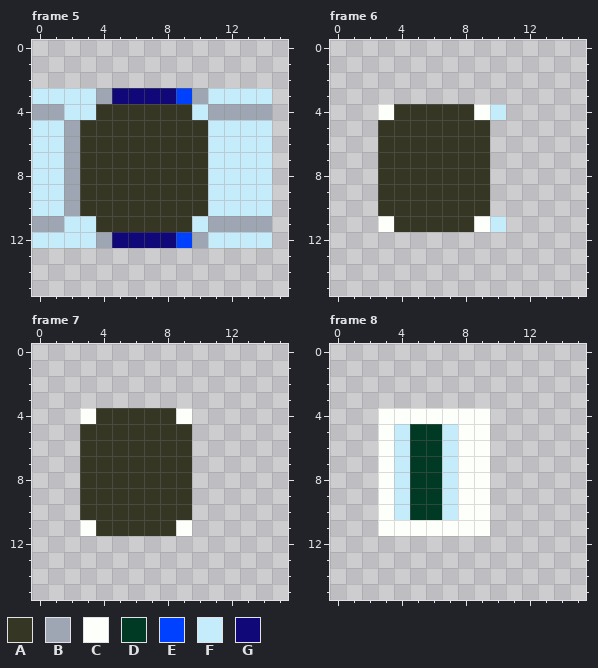
File history of a pixel-art file, _project/copcar.aseprite. That is the earlier state.
16x16 pixels, 9 frames. Shown: frame 5, frame 6, frame 7, frame 8. The commit also changed other frames, which this record leaves out.
Palette (. is transparent): A #353623  B #9fa6b3  C #fdfffb  D #003924  E #0040ff  F #c5ecfb  G #100879
Pixels before, frame 5, first column x 0:
 3 FFFFBGGGGEBFFFF
 4 BBFFAAAAAAFBBBB
 5 FFBAAAAAAAAFFFF
 6 FFBAAAAAAAAFFFF
 7 FFBAAAAAAAAFFFF
 8 FFBAAAAAAAAFFFF
 9 FFBAAAAAAAAFFFF
10 FFBAAAAAAAAFFFF
11 BBFFAAAAAAFBBBB
12 FFFFBGGGGEBFFFF
Pixels before, frame 6, first column x 3:
 4 CAAAAACF
 5 AAAAAAA.
 6 AAAAAAA.
 7 AAAAAAA.
 8 AAAAAAA.
 9 AAAAAAA.
10 AAAAAAA.
11 CAAAAACF
Pixels before, frame 7, first column x 3:
 4 CAAAAAC
 5 AAAAAAA
 6 AAAAAAA
 7 AAAAAAA
 8 AAAAAAA
 9 AAAAAAA
10 AAAAAAA
11 CAAAAAC
Pixels before, frame 8, first column x 3:
 4 CCCCCCC
 5 CFDDFCC
 6 CFDDFCC
 7 CFDDFCC
 8 CFDDFCC
 9 CFDDFCC
10 CFDDFCC
11 CCCCCCC
New version:
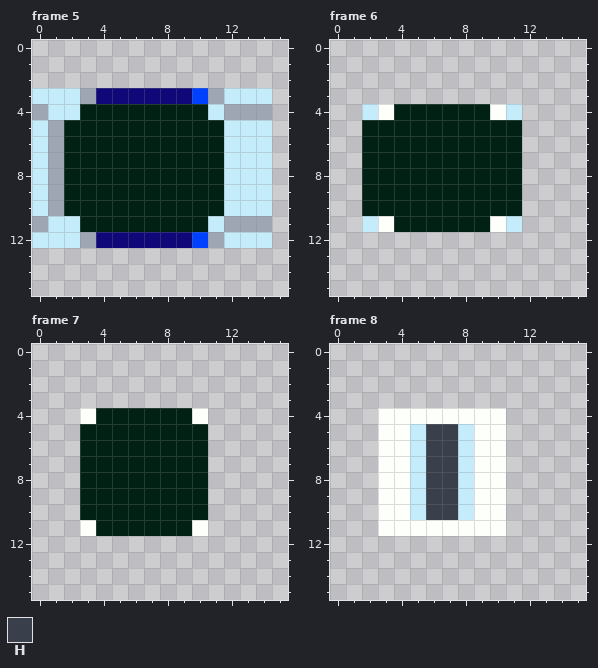
Colours new in this view: H #3a404b
From old to new:
colour A: #353623 -> #002114
Changed rows in their new state; - is a pixel that keeps its letter.
Frame 5:
first column x 1:
 3 --BG----GEB
 4 F-A------AF
 5 BA--------A
 6 BA--------A
 7 BA--------A
 8 BA--------A
 9 BA--------A
10 BA--------A
11 F-A------AF
12 --BG----GEB
Frame 6:
first column x 2:
 4 F------ACF
 5 A-------AA
 6 A-------AA
 7 A-------AA
 8 A-------AA
 9 A-------AA
10 A-------AA
11 F------ACF
Frame 7:
first column x 9:
 4 AC
 5 -A
 6 -A
 7 -A
 8 -A
 9 -A
10 -A
11 AC
Frame 8:
first column x 4:
 4 ------C
 5 CFHHF-C
 6 CFHHF-C
 7 CFHHF-C
 8 CFHHF-C
 9 CFHHF-C
10 CFHHF-C
11 ------C
Changed places in both pictures, as pixel boxes (x1, y1, x2, y2):
changed: (48, 88, 224, 248)
changed: (362, 104, 522, 232)
changed: (80, 408, 208, 536)
changed: (394, 408, 506, 536)
